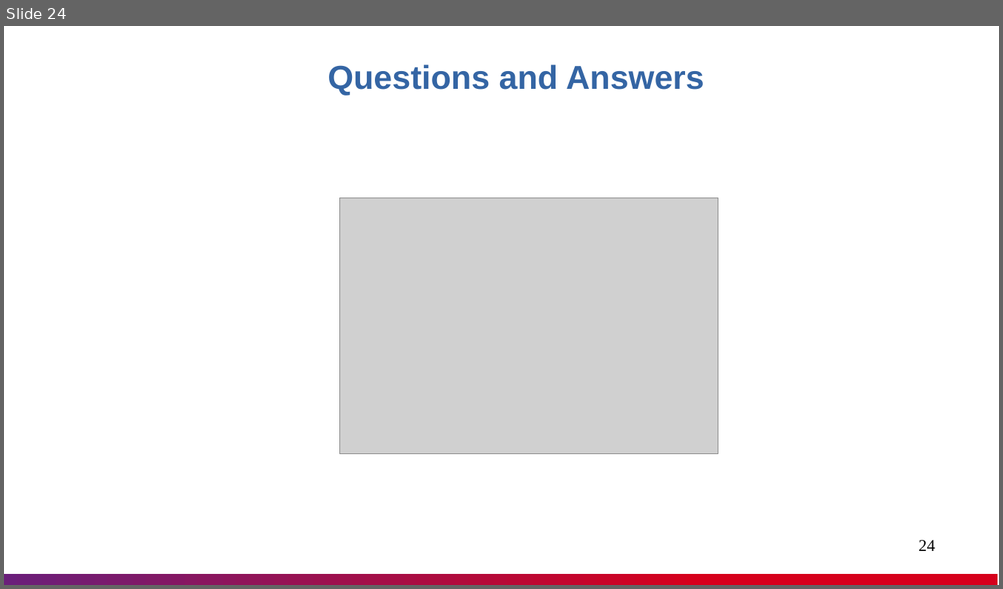
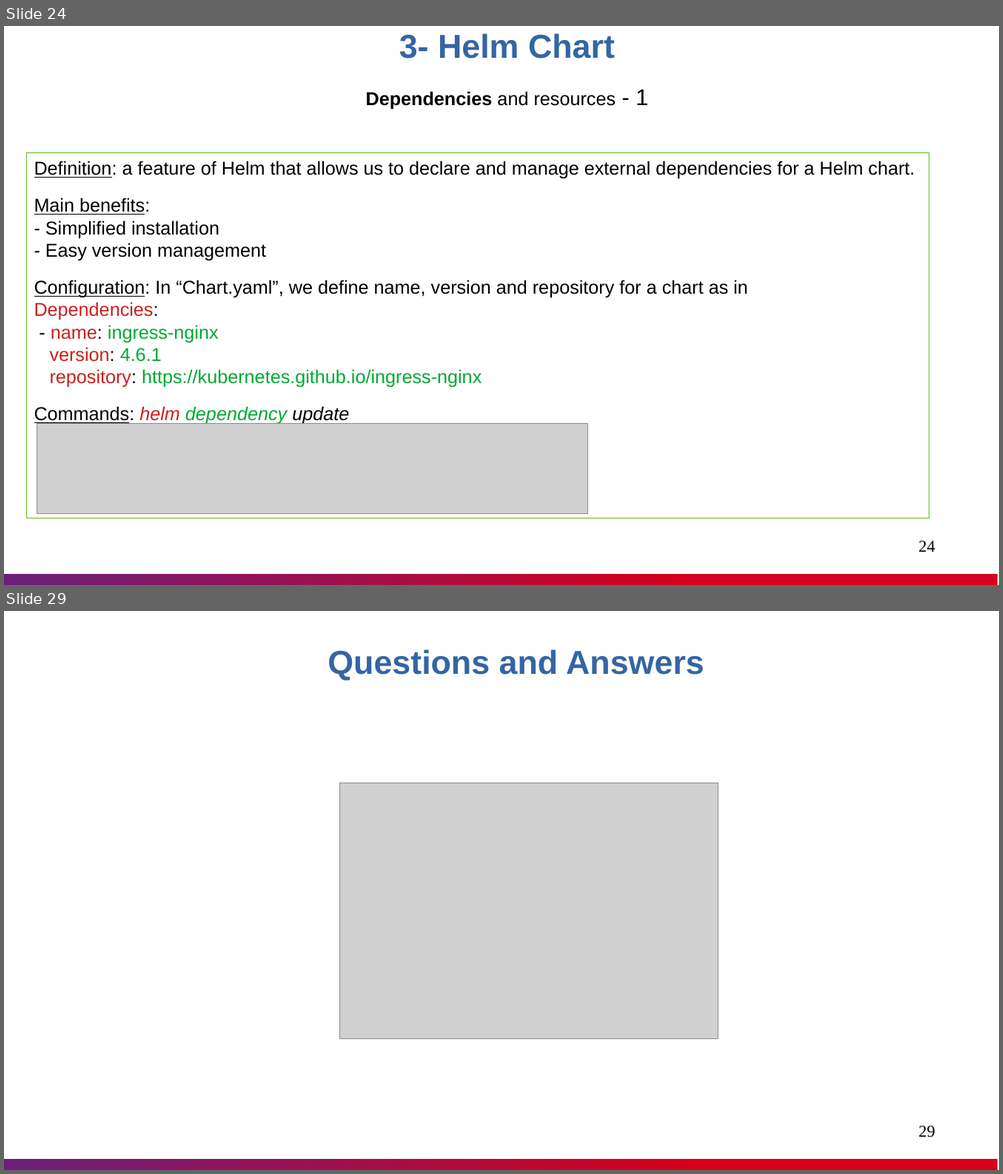
Before and after one commit to nashtech-garage/azure-devops-ci-cd, a slide deck: helm/documents/Helm_Knowledge_Sharing.pptx. Shown one above the other, each under a label of ours: slide 24 before the commit, slides 24 and 29 after it; the slides between them are not shown. The pictures are 1003x589 and 1003x1174 pixels, drawn with LibreOffice and Linux fonts; fonts in the diff are those of the drawing; grey boxes stand for pictures. Boxes give left, top, right and bottom in pixels: in the first picture for what was removed or moved away, otherwise in the second. Text is boxed around its words. In the diff, an @@ line names an element or a change of style, - is before the commit and + after.

Commit message:
Helm: update the presentation fole

```diff
--- a/helm/documents/Helm_Knowledge_Sharing.pptx
+++ b/helm/documents/Helm_Knowledge_Sharing.pptx
@@ slide 24 added at (x1=4, y1=26, x2=999, y2=585), background #FFFFFF; not listed: 1 template element that a slide beside it also shows @@
@@ text added at (x1=366, y1=33, x2=648, y2=109), 18 pt, text #000000, bold @@
+3- Helm Chart
+Dependencies and resources - 1
@@ rectangle added at (x1=26, y1=153, x2=929, y2=518), outline #5EB91E 0.51 pt, 18 pt, text #000000 @@
+Definition: a feature of Helm that allows us to declare and manage external dependencies for a Helm chart.
+Main benefits:
+- Simplified installation
+- Easy version management
+Configuration: In “Chart.yaml”, we define name, version and repository for a chart as in
+Dependencies:
+- name: ingress-nginx
+version: 4.6.1
+repository: https://kubernetes.github.io/ingress-nginx
+Commands: helm dependency update
@@ picture added at (x1=37, y1=423, x2=588, y2=514) @@
@@ page number added at (x1=918, y1=541, x2=934, y2=552), 16 pt, text #000000 @@
+24
@@ what was slide 24 is now slide 29 @@
@@ page number at (x1=918, y1=1126, x2=934, y2=1138): text changed @@
-24
+29
```
Also in this commit, not shown: 16 slides changed, 5 other slides added, 1 slide removed.
